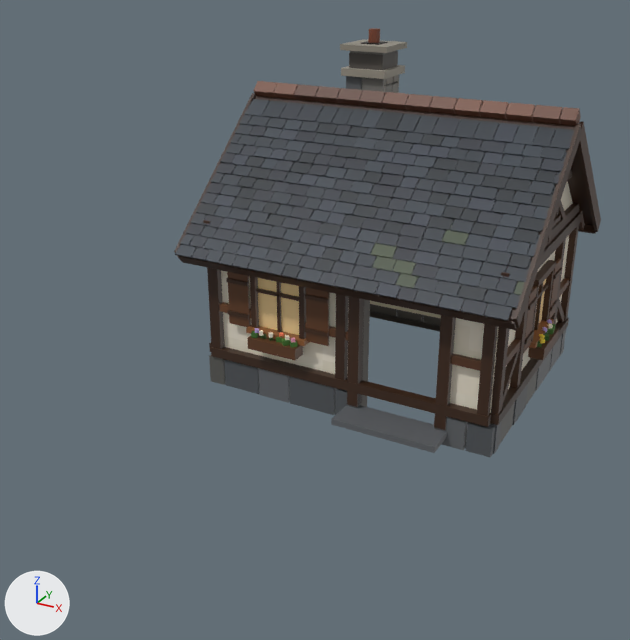
An edit to the glTF model assets/models/cottage-4.glb, drawn before and after from the same camera.
Rendered twice from a 50 mm camera at (6.88, -16.15, 8.55) aimed at (-0.43, -2.85, 1.91). Arrows for +X, +Y and +Z are at lower left; the lights stay in place. The older version comes first.

Before the edit, the objects in view are built like this:
```python
me_cottage_4_glass = bpy.data.meshes.new('cottage-4_glass')
me_cottage_4_glass.from_pydata(...)  # a box spanning x -1.9..-0.9, y -2.53..-2.49, z 1.34..2.48; a box spanning x -1.9..-0.9, y -2.21..-2.17, z 1.34..2.48; a box spanning x -3.03..-2.99, y -0.5..0.5, z 1.34..2.48; a box spanning x -2.71..-2.67, y -0.5..0.5, z 1.34..2.48; a box spanning x 2.99..3.03, y -0.5..0.5, z 1.34..2.48; a box spanning x 2.67..2.71, y -0.5..0.5, z 1.34..2.48; a box spanning x -3.09..-3.05, y -0.3..0.3, z 3.63..4.23; a box spanning x 3.05..3.09, y -0.3..0.3, z 3.63..4.23
me_cottage_4_glass.materials.append(mat_defaultmaterial)
me_cottage_4_shell = bpy.data.meshes.new('cottage-4_shell')
me_cottage_4_shell.from_pydata(...)  # 7926 vertices, 10534 faces; spans x -3.47..3.47, y -3.26..3.17, z -0.2..6.72
me_cottage_4_shell.materials.append(mat_defaultmaterial_001)
ob_cottage_4_glass = bpy.data.objects.new('cottage-4_glass', me_cottage_4_glass)
ob_cottage_4_glass.location = (0.0, 0.0, 0.0)
ob_cottage_4_shell = bpy.data.objects.new('cottage-4_shell', me_cottage_4_shell)
ob_cottage_4_shell.location = (0.0, 0.0, 0.0)
```
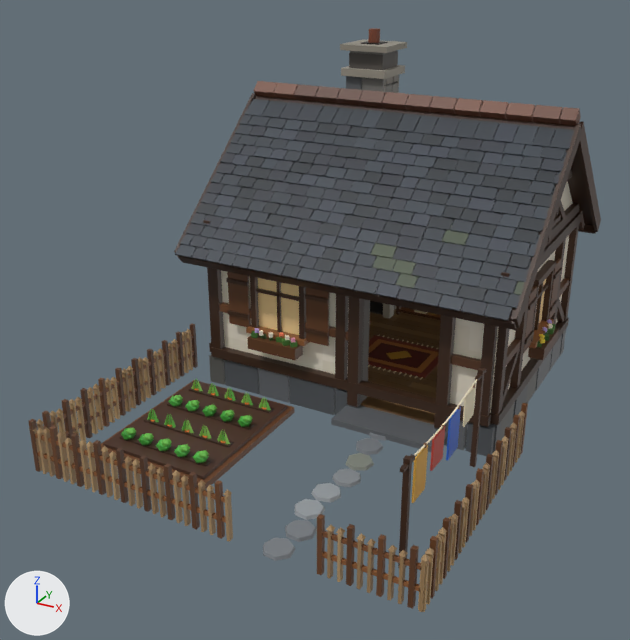
Boxes [x1, y1, x2, y2] around the edits, measured in the pictures (630 x 640 px):
'cottage-4_interior', added (brown)
    after: [28, 301, 528, 612]

What changed in the scene script:
```text
Add mat_defaultmaterial_002:
    mat_defaultmaterial_002 = bpy.data.materials.new('DefaultMaterial.002')
    mat_defaultmaterial_002.use_nodes = True; mat_defaultmaterial_002.node_tree.nodes.clear()
    _N = mat_defaultmaterial_002.node_tree.nodes; _L = mat_defaultmaterial_002.node_tree.links
    n0 = _N.new('ShaderNodeOutputMaterial'); n0.name = 'Material Output'
    n1 = _N.new('ShaderNodeBsdfPrincipled'); n1.name = 'Principled BSDF'
    n2 = _N.new('ShaderNodeVertexColor'); n2.name = 'Color Attribute'
    _L.new(n1.outputs[0], n0.inputs[0])  # 'BSDF' to 'Surface'
    _L.new(n2.outputs[0], n1.inputs[0])  # 'Color' to 'Base Color'
Add me_cottage_4_interior:
    me_cottage_4_interior.from_pydata(...)  # 3896 vertices, 5896 faces; spans x -3.65..3.65, y -7.2..3.32, z 0.0..3.16
    me_cottage_4_interior.materials.append(mat_defaultmaterial_002)
Add ob_cottage_4_interior:
    ob_cottage_4_interior = bpy.data.objects.new('cottage-4_interior', me_cottage_4_interior)
    ob_cottage_4_interior.location = (0.0, 0.0, 0.0)
```
